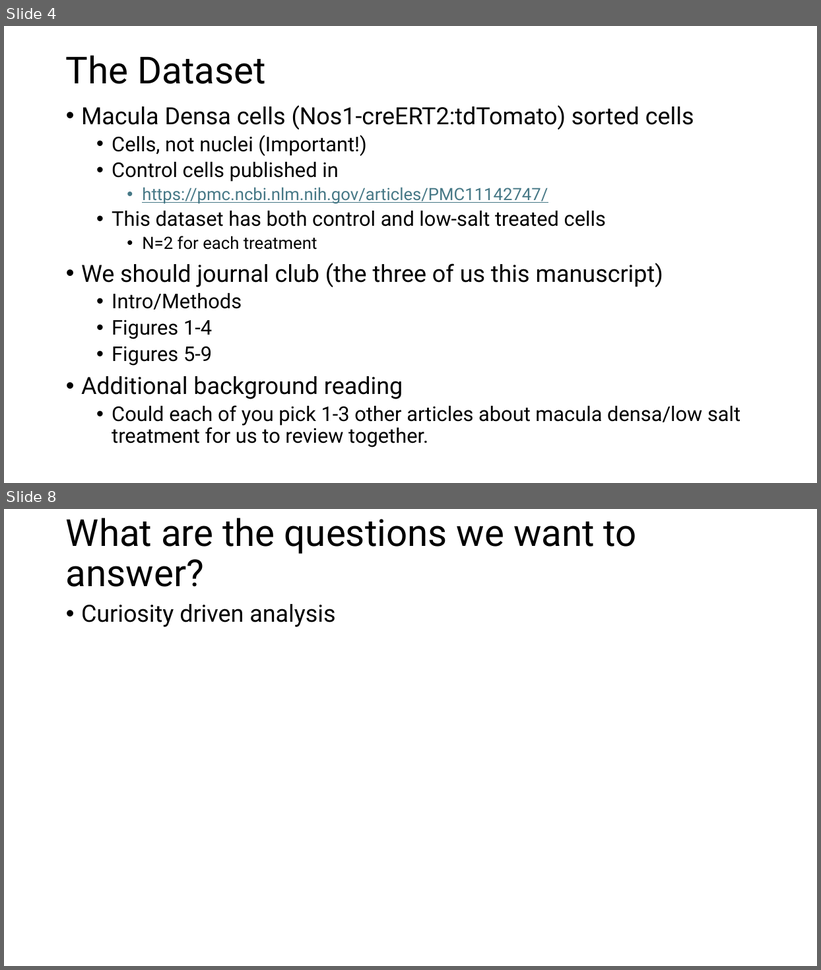
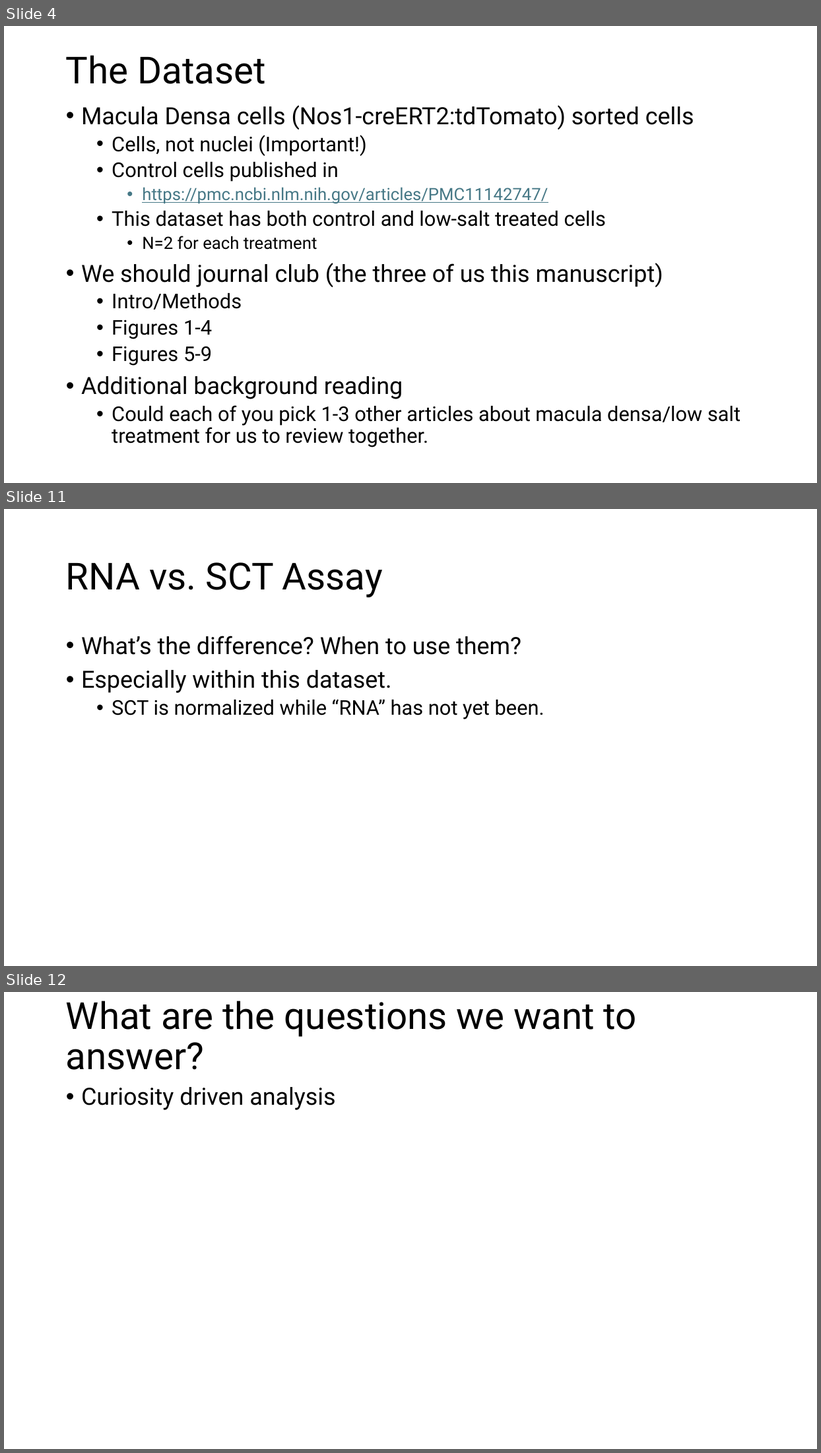
Before and after one commit to usckrc/macula_densa_scRNAseq, a slide deck: presentations/project_introduction_jwn.pptx. Shown one above the other, each under a label of ours: slides 4 and 8 before the commit, slides 4, 11 and 12 after it; the slides between them are not shown. The pictures are 821x970 and 821x1453 pixels, drawn with LibreOffice and Linux fonts; fonts in the diff are those of the drawing. Boxes give left, top, right and bottom in pixels: in the first picture for what was removed or moved away, otherwise in the second. Text is boxed around its words. In the diff, an @@ line names an element or a change of style, - is before the commit and + after.

```diff
--- a/presentations/project_introduction_jwn.pptx
+++ b/presentations/project_introduction_jwn.pptx
@@ slide 11 added at (4,509,817,966), background #FFFFFF @@
@@ title added at (66,562,383,597), 44 pt, text #000000 @@
+RNA vs. SCT Assay
@@ text added at (81,636,545,720), 28 pt, text #000000 @@
+• What’s the difference? When to use them?
+• Especially within this dataset.
+  • SCT is normalized while “RNA” has not yet been.
@@ what was slide 8 is now slide 12 @@
```
Also in this commit, not shown: 5 slides changed, 11 other slides added, 3 slides removed, 4 other files.
